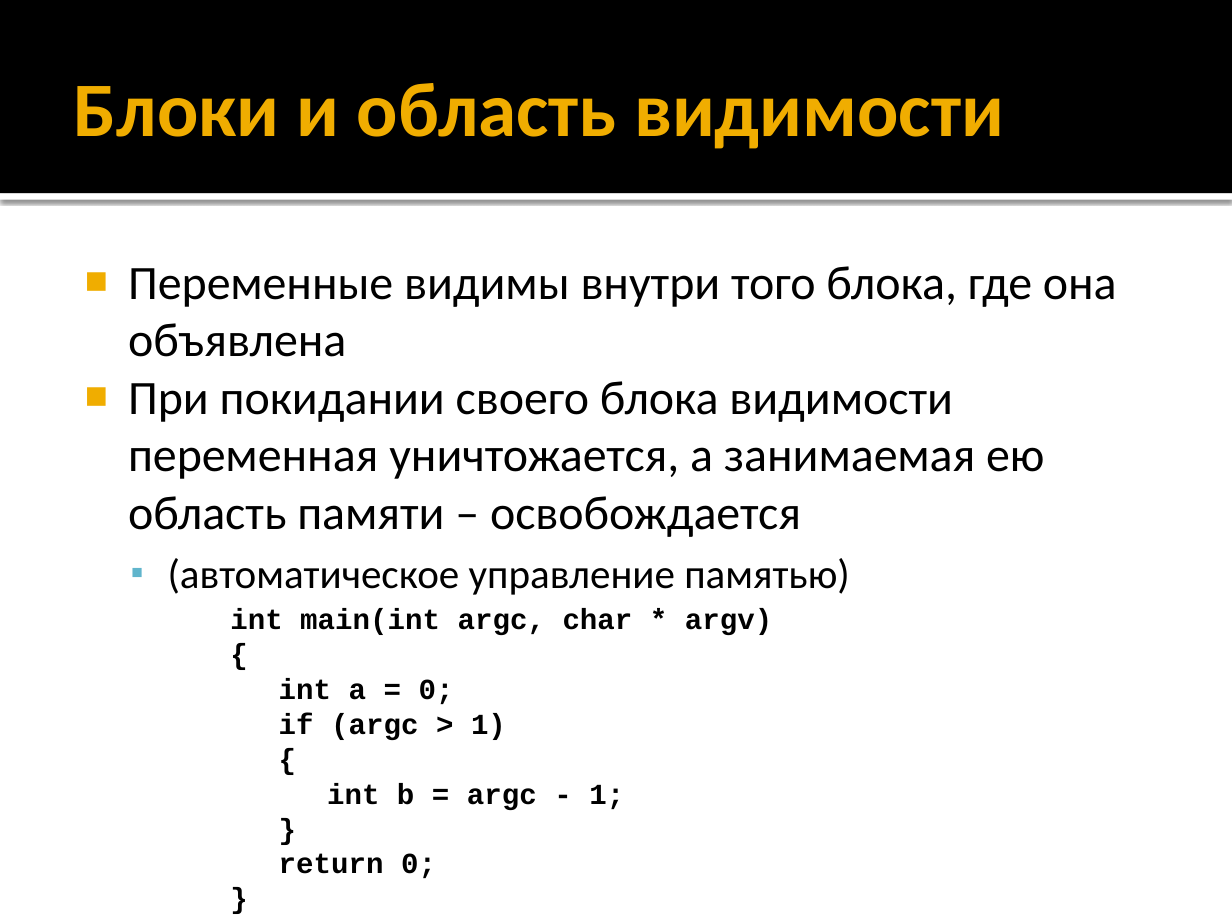
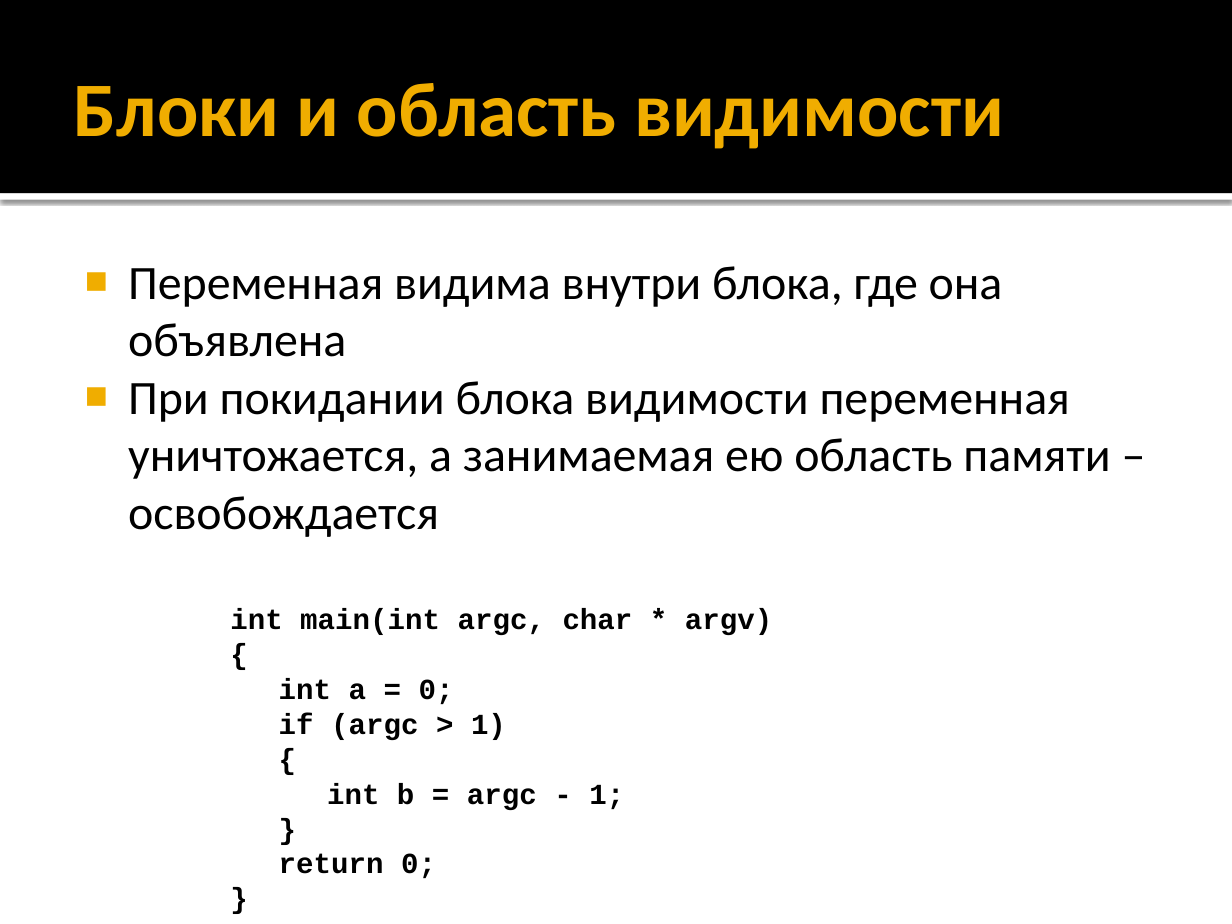
Before and after one commit to alexey-malov/oop, a slide deck: slide 66 of lectures/01/Синтаксис C++.pptx (slide 67 before the commit). Drawn at 1232x924 pixels with LibreOffice and Linux fonts; fonts in the diff are those of the drawing. Boxes give left, top, right and bottom in pixels: in the first picture for what was removed or moved away, otherwise in the second. Text is boxed around its words. In the diff, an @@ line names an element or a change of style, - is before the commit and + after.

```diff
--- a/lectures/01/Синтаксис C++.pptx
+++ b/lectures/01/Синтаксис C++.pptx
@@ text at [128,266,1110,537]: text changed @@
-■ Переменные видимы внутри того блока, где она объявлена
-■ При покидании своего блока видимости переменная уничтожается, а занимаемая ею область памяти – освобождается
-  ▪ (автоматическое управление памятью)
+■ Переменная видима внутри блока, где она объявлена
+■ При покидании блока видимости переменная уничтожается, а занимаемая ею область памяти – освобождается
```
Also in this commit, not shown: 11 other slides changed, 2 slides removed.
